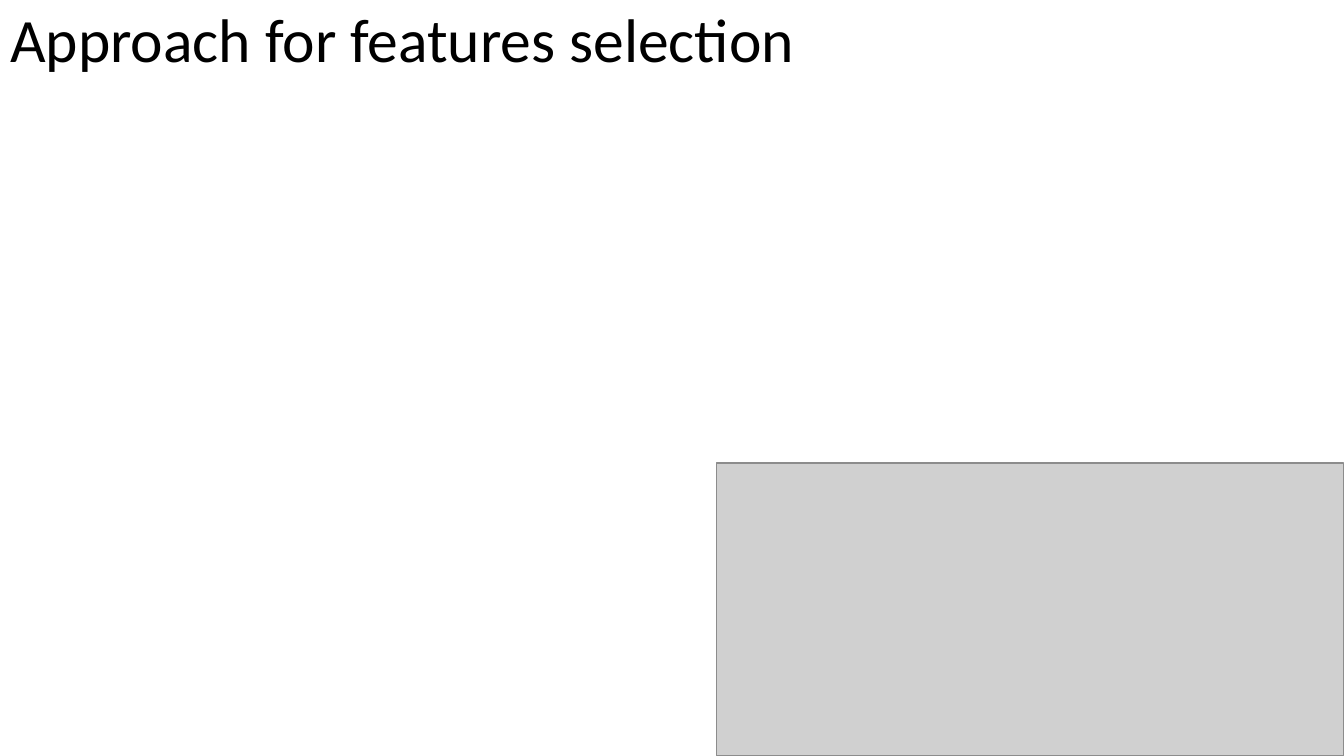
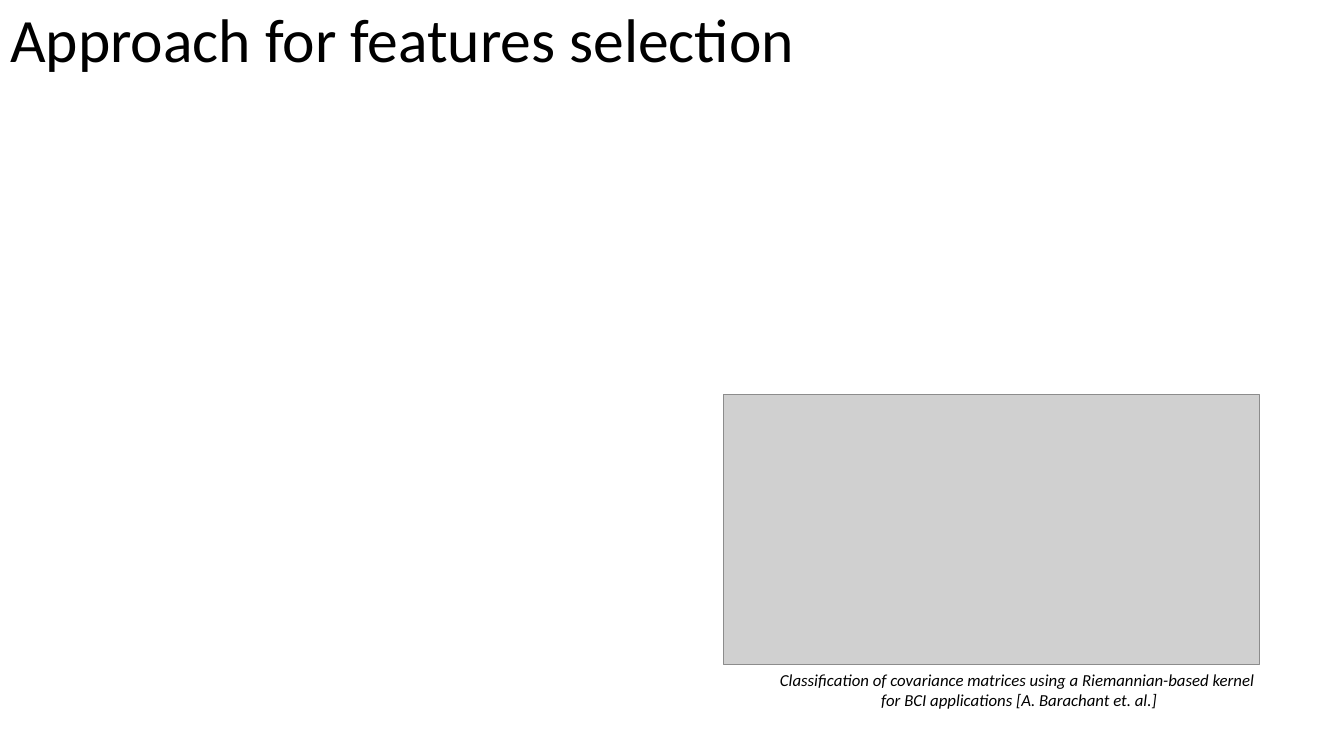
Before and after one commit to oryair/Tuktuk, a slide deck: slide 7 of MidPresentation.pptx. Drawn at 1344x756 pixels with LibreOffice and Linux fonts; fonts in the diff are those of the drawing; grey boxes stand for pictures; background and template pictures are left out. Boxes give left, top, right and bottom in pixels: in the first picture for what was removed or moved away, otherwise in the second. Text is boxed around its words. In the diff, an @@ line names an element or a change of style, - is before the commit and + after.

```diff
--- a/MidPresentation.pptx
+++ b/MidPresentation.pptx
@@ picture: place and size @@
-picture at box(716, 463, 1344, 756)
+picture at box(724, 395, 1260, 664)
@@ text added at box(780, 674, 1254, 709), 12 pt, text #000000, italic @@
+Classification of covariance matrices using a Riemannian-based kernel
+for BCI applications [A. Barachant et. al.]
```
Also in this commit, not shown: 5 other slides changed.
